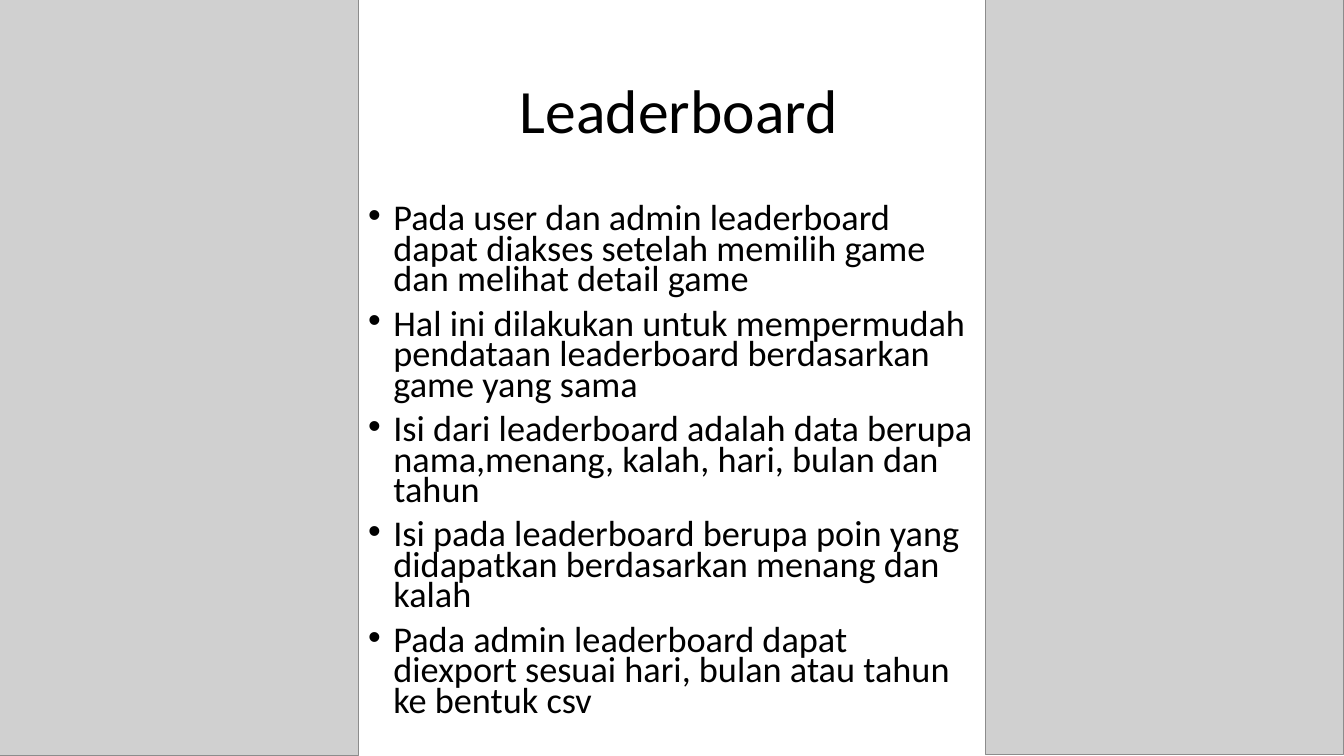
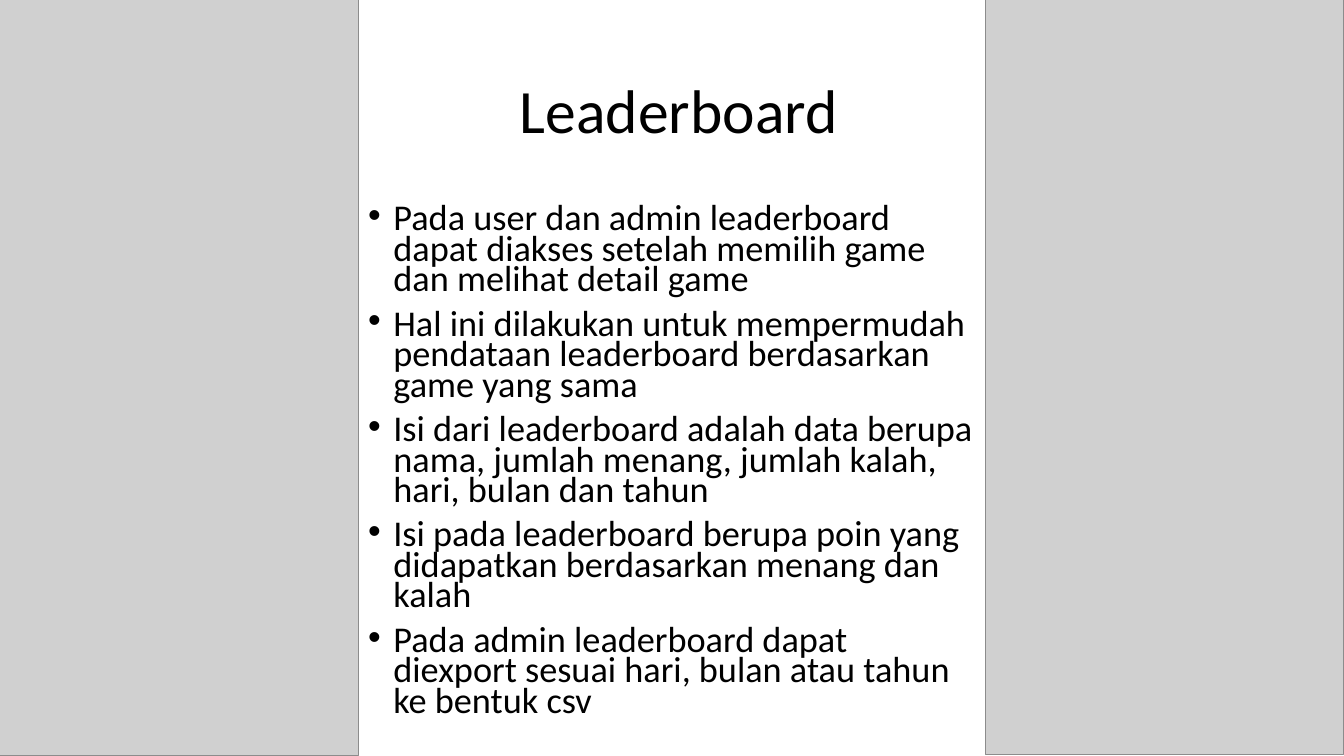
Before and after one commit to MaheswaraAW/-PPL4611, a slide deck: slide 9 of APLIKASI CATALOG BOARD GAMES.pptx. Drawn at 1344x756 pixels with LibreOffice and Linux fonts; fonts in the diff are those of the drawing; grey boxes stand for pictures. Boxes give left, top, right and bottom in pixels: in the first picture for what was removed or moved away, otherwise in the second. Text is boxed around its words. In the diff, an @@ line names an element or a change of style, - is before the commit and + after.

```diff
--- a/APLIKASI CATALOG BOARD GAMES.pptx
+++ b/APLIKASI CATALOG BOARD GAMES.pptx
@@ text at bbox=[393, 415, 972, 507]: text changed @@
-• Isi dari leaderboard adalah data berupa nama,menang, kalah, hari, bulan dan tahun
+• Isi dari leaderboard adalah data berupa nama, jumlah menang, jumlah kalah, hari, bulan dan tahun
```
Also in this commit, not shown: 2 other slides changed.
